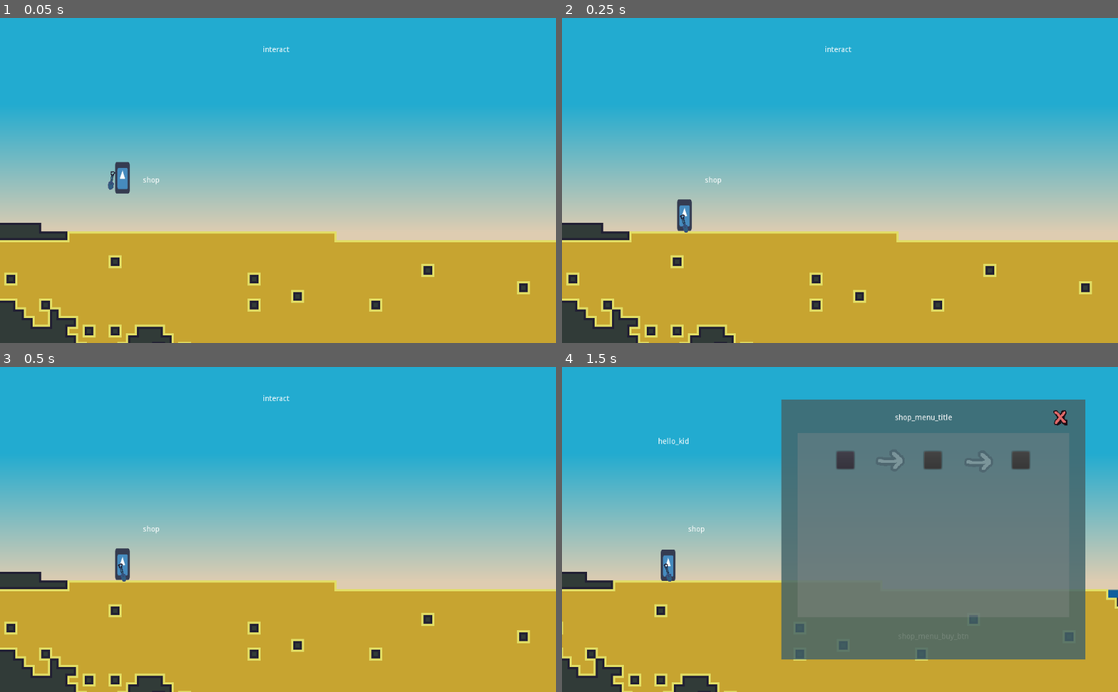
Above: before the commit, frames 1-4 (two rows, left to right).
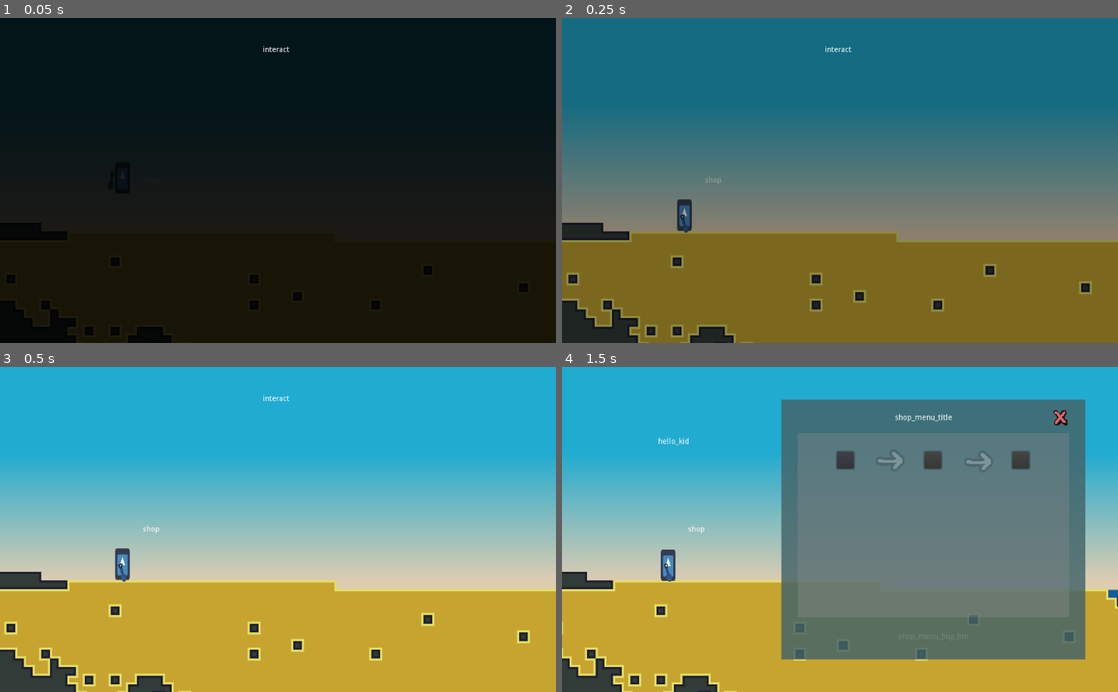
Above: after the commit, the same moments.

Repository: Eptwalabha/ld48
Game: Godot game, scene res://scenes/levels/map/HubLevel.tscn
The game is run twice, just before and just after one commit, with the same random seed, the same clock (stepped at 60 frames per second) and the same inputs. The engine's default icon, where the game draws it, is replaced by a stand-in: a white triangle on a blue panel in a dark square.
Inputs (mouse positions are in pixels of both pictures, inside the frame that each line leads up to):
- Up to frame 1 (0.05 s): no input
- Up to frame 2 (0.25 s): no input
- Up to frame 3 (0.5 s): no input
- Up to frame 4 (1.5 s): move the mouse to (962, 513) at 0.52 s; hold Right (move_right) 0.53-1.25 s; hold E (action) 0.53-1.25 s; click (962, 513) at 0.67 s; tap Space (move_jump) at 0.77 s; drag from (728, 545) to (984, 562) at 1.27 s

The runs differ from the first frame. In frame 1, 100% of the frame differs, in the area x 0-100%, y 0-100%; in frame 2, 98%; in frame 3, nothing differs; in frame 4, nothing differs.

Commit message:
fade in out + scene change

Diff:
--- a/scenes/game-autoload.gd
+++ b/scenes/game-autoload.gd
@@ -103,7 +103,10 @@
 	{ "duration": 1.0,	"price": [800, 400, 200],	"results": [10, 20],	"podium": -1,	"best": 0 },
 ]
 
-var current_content = -1
+var current_contest = null
 
 func can_contest(id: int) -> bool:
 	return unlocked["shovel"]
+
+func set_current_contest(id: int) -> void:
+	current_contest = contests[id]
--- a/scenes/levels/Level.gd
+++ b/scenes/levels/Level.gd
@@ -1,4 +1,7 @@
 class_name Level extends Node2D
+
+signal fadein_end
+signal fadeout_end
 
 export(bool) var can_use_tools = false
 
@@ -9,8 +12,10 @@
 onready var start = $Start
 
 func _ready():
+	$CanvasLayer/ColorRect.color.a = 1.0
 	camera.current = true
 	player.global_position = $Start.global_position
+	fade(true)
 
 func set_player_control(control: bool) -> void:
 	player.can_move = control
@@ -30,3 +35,6 @@
 
 func update_camera() -> void:
 	camera.position = camera_target.global_position
+
+func fade(fadein: bool) -> void:
+	$CanvasLayer/AnimationPlayer.play("fade-in" if fadein else "fade-out")
--- a/scenes/levels/Level.tscn
+++ b/scenes/levels/Level.tscn
@@ -10,6 +10,66 @@
 [sub_resource type="GradientTexture" id=2]
 gradient = SubResource( 1 )
 width = 1413
+
+[sub_resource type="Animation" id=3]
+resource_name = "fade-in"
+length = 0.4
+tracks/0/type = "value"
+tracks/0/path = NodePath("ColorRect:color")
+tracks/0/interp = 1
+tracks/0/loop_wrap = true
+tracks/0/imported = false
+tracks/0/enabled = true
+tracks/0/keys = {
+"times": PoolRealArray( 0, 0.4 ),
+"transitions": PoolRealArray( 1, 1 ),
+"update": 0,
+"values": [ Color( 0, 0, 0, 1 ), Color( 0, 0, 0, 0 ) ]
+}
+tracks/1/type = "method"
+tracks/1/path = NodePath("..")
+tracks/1/interp = 1
+tracks/1/loop_wrap = true
+tracks/1/imported = false
+tracks/1/enabled = true
+tracks/1/keys = {
+"times": PoolRealArray( 0.4 ),
+"transitions": PoolRealArray( 1 ),
+"values": [ {
+"args": [ "fadein_end" ],
+"method": "emit_signal"
+} ]
+}
+
+[sub_resource type="Animation" id=4]
+resource_name = "fade-out"
+length = 0.4
+tracks/0/type = "value"
+tracks/0/path = NodePath("ColorRect:color")
+tracks/0/interp = 1
+tracks/0/loop_wrap = true
+tracks/0/imported = false
+tracks/0/enabled = true
+tracks/0/keys = {
+"times": PoolRealArray( 0, 0.4 ),
+"transitions": PoolRealArray( 1, 1 ),
+"update": 0,
+"values": [ Color( 0, 0, 0, 0 ), Color( 0, 0, 0, 1 ) ]
+}
+tracks/1/type = "method"
+tracks/1/path = NodePath("..")
+tracks/1/interp = 1
+tracks/1/loop_wrap = true
+tracks/1/imported = false
+tracks/1/enabled = true
+tracks/1/keys = {
+"times": PoolRealArray( 0.4 ),
+"transitions": PoolRealArray( 1 ),
+"values": [ {
+"args": [ "fadeout_end" ],
+"method": "emit_signal"
+} ]
+}
 
 [node name="Level" type="Node2D"]
 script = ExtResource( 1 )
@@ -32,3 +92,15 @@
 smoothing_speed = 4.0
 
 [node name="CanvasLayer" type="CanvasLayer" parent="."]
+
+[node name="ColorRect" type="ColorRect" parent="CanvasLayer"]
+anchor_right = 1.0
+anchor_bottom = 1.0
+color = Color( 0, 0, 0, 0 )
+__meta__ = {
+"_edit_use_anchors_": false
+}
+
+[node name="AnimationPlayer" type="AnimationPlayer" parent="CanvasLayer"]
+anims/fade-in = SubResource( 3 )
+anims/fade-out = SubResource( 4 )
--- a/scenes/levels/map/ContestLevel.tscn
+++ b/scenes/levels/map/ContestLevel.tscn
@@ -30,7 +30,7 @@
 [node name="Camera2D" parent="." index="5"]
 position = Vector2( 635.718, -60.5446 )
 
-[node name="Countdown" type="Label" parent="CanvasLayer" index="0"]
+[node name="Countdown" type="Label" parent="CanvasLayer" index="1"]
 margin_left = 365.587
 margin_top = 14.9831
 margin_right = 558.587
@@ -39,7 +39,7 @@
 "_edit_use_anchors_": false
 }
 
-[node name="CountdownStart" type="Label" parent="CanvasLayer" index="1"]
+[node name="CountdownStart" type="Label" parent="CanvasLayer" index="2"]
 margin_left = 608.313
 margin_top = 32.9628
 margin_right = 801.313
--- a/scenes/levels/map/HubLevel.gd
+++ b/scenes/levels/map/HubLevel.gd
@@ -68,3 +68,7 @@
 func _on_MenuContest_enter_contest(id):
 	if GameAutoload.can_contest(id):
 		$CanvasLayer/MenuContest.close()
+		GameAutoload.set_current_contest(id)
+		fade(false)
+		yield(self, "fadeout_end")
+		get_tree().change_scene("res://scenes/levels/map/ContestLevel.tscn")
--- a/scenes/levels/map/HubLevel.tscn
+++ b/scenes/levels/map/HubLevel.tscn
@@ -29,28 +29,7 @@
 
 [node name="HubTilemap" parent="." index="3" instance=ExtResource( 1 )]
 
-[node name="Start" parent="." index="4"]
-position = Vector2( 245.611, -89.4342 )
-
-[node name="ContextLabel" type="Label" parent="CanvasLayer" index="0"]
-margin_left = 289.596
-margin_top = 20.2043
-margin_right = 726.596
-margin_bottom = 100.204
-text = "interact"
-align = 1
-valign = 1
-__meta__ = {
-"_edit_use_anchors_": false
-}
-
-[node name="MenuShop" parent="CanvasLayer" index="1" instance=ExtResource( 6 )]
-visible = false
-
-[node name="MenuContest" parent="CanvasLayer" index="2" instance=ExtResource( 7 )]
-visible = false
-
-[node name="Border" type="StaticBody2D" parent="." index="8"]
+[node name="Border" type="StaticBody2D" parent="." index="4"]
 collision_layer = 16
 collision_mask = 0
 
@@ -66,6 +45,27 @@
 rotation = 1.57079
 shape = SubResource( 1 )
 
+[node name="Start" parent="." index="5"]
+position = Vector2( 245.611, -89.4342 )
+
+[node name="ContextLabel" type="Label" parent="CanvasLayer" index="1"]
+margin_left = 289.596
+margin_top = 20.2043
+margin_right = 726.596
+margin_bottom = 100.204
+text = "interact"
+align = 1
+valign = 1
+__meta__ = {
+"_edit_use_anchors_": false
+}
+
+[node name="MenuShop" parent="CanvasLayer" index="2" instance=ExtResource( 6 )]
+visible = false
+
+[node name="MenuContest" parent="CanvasLayer" index="3" instance=ExtResource( 7 )]
+visible = false
+
 [connection signal="close_menu" from="CanvasLayer/MenuShop" to="." method="_on_MenuShop_close_menu"]
 [connection signal="close_menu" from="CanvasLayer/MenuContest" to="." method="_on_MenuContest_close_menu"]
 [connection signal="enter_contest" from="CanvasLayer/MenuContest" to="." method="_on_MenuContest_enter_contest"]
Not shown: 1 places in scenes/levels/Level.tscn that only renumber resources
